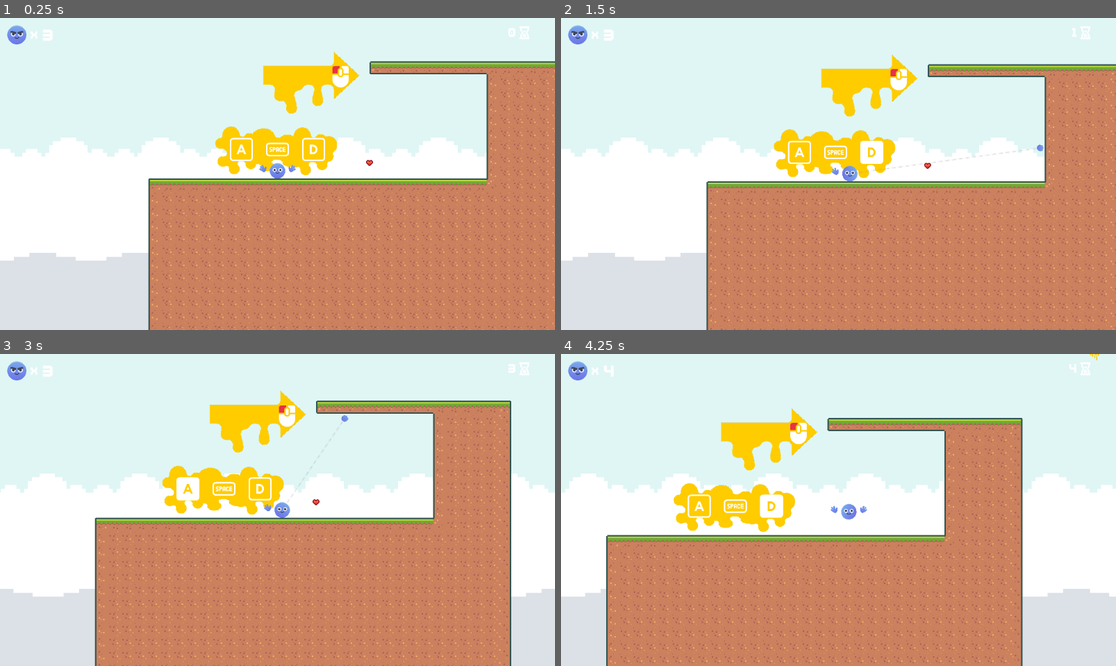
Above: before the commit, frames 1-4 (two rows, left to right).
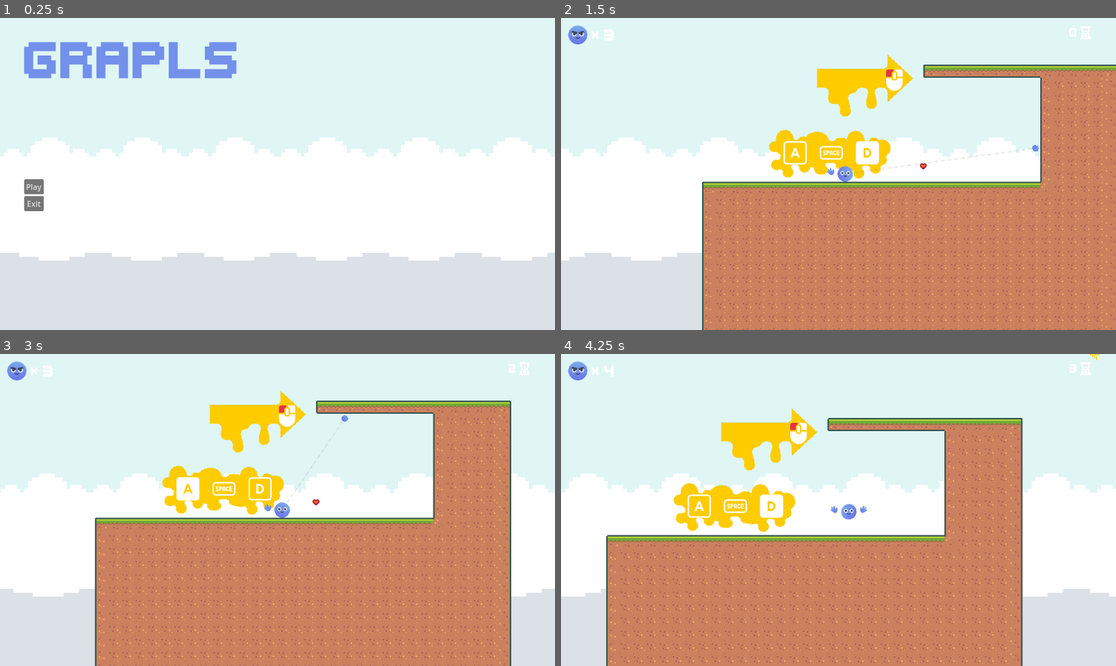
Above: after the commit, the same moments.

Repository: 10Zeeko/Grapls
Game: Godot game, scene res://Levels/main_menu.tscn
Same seed, same stepped clock (60 frames per second), same inputs: the game is played once before the commit and once after it. Before the commit the project starts from res://Levels/Tutorial_Level.tscn. The engine's default icon, where the game draws it, is replaced by a stand-in: a white triangle on a blue panel in a dark square.
Inputs (mouse positions are in pixels of both pictures, inside the frame that each line leads up to):
- Up to frame 1 (0.25 s): no input
- Up to frame 2 (1.5 s): click (594, 186) at 0.5 s, where only the run after the commit has a clickable "Play"; move the mouse to (960, 158) at 1.27 s; press the mouse at (960, 158) at 1.28 s; hold D (right) from 1.28 s (still down)
- Up to frame 3 (3 s): tap Space (jump) at 1.52, 2.27 s; move the mouse to (166, 525) at 2.02 s; release the mouse at (166, 525) at 2.03 s; click (166, 525) at 2.1 s; move the mouse to (333, 441) at 2.77 s; release D (right) at 2.78 s; press the mouse at (333, 441) at 2.78 s; hold A (left) from 2.78 s (still down)
- Up to frame 4 (4.25 s): move the mouse to (810, 572) at 3.52 s; release A (left) at 3.53 s; release the mouse at (810, 572) at 3.53 s; hold D (right) from 3.53 s (still down); click (810, 572) at 3.6 s; tap Space (jump) at 3.77 s

The runs differ from the first frame. In frame 1, 50% of the frame differs, in the area x 0-100%, y 2-100%; in frame 2, 7.4%; in frame 3, less than 0.1%; in frame 4, less than 0.1%.

Commit message:
Added menu and end

Diff:
--- a/Levels/Level1.tscn
+++ b/Levels/Level1.tscn
@@ -1,9 +1,10 @@
-[gd_scene load_steps=8 format=3 uid="uid://bvajcvu058s8q"]
-
-[ext_resource type="Texture2D" uid="uid://1n4wkx2ur0ci" path="res://sprites/tiles/tiles_packed.png" id="3_t1a32"]
+[gd_scene load_steps=9 format=3 uid="uid://bvajcvu058s8q"]
+
+[ext_resource type="PackedScene" uid="uid://cno7bbe5rm83k" path="res://Levels/game_end.tscn" id="2_es3pr"]
+[ext_resource type="Texture2D" uid="uid://1n4wkx2ur0ci" path="res://Sprites/Tiles/tiles_packed.png" id="3_t1a32"]
 [ext_resource type="PackedScene" uid="uid://cfk2vq8krs2va" path="res://game_nodes/parallax.tscn" id="5_1nvkt"]
+[ext_resource type="PackedScene" uid="uid://baqk4y3qytojr" path="res://game_nodes/pick_ups/heart_pick_up.tscn" id="6_sv1ok"]
 [ext_resource type="PackedScene" uid="uid://6wqwkblrnhy4" path="res://game_nodes/door.tscn" id="14_85idu"]
-[ext_resource type="PackedScene" uid="uid://can1pb5w0uatr" path="res://test.tscn" id="15_0ild8"]
 [ext_resource type="PackedScene" uid="uid://be0v33rvsk4ge" path="res://game_nodes/player/player_controller.tscn" id="17_4ohc6"]
 
 [sub_resource type="TileSetAtlasSource" id="TileSetAtlasSource_2eue3"]
@@ -622,14 +623,14 @@
 
 [node name="Door" parent="." instance=ExtResource("14_85idu")]
 position = Vector2(2430, -92)
-resource = ExtResource("15_0ild8")
+resource = ExtResource("2_es3pr")
 
 [node name="TileMap" type="TileMap" parent="."]
 position = Vector2(2, -13)
 scale = Vector2(1.5, 1.5)
 tile_set = SubResource("TileSet_kxb87")
 format = 2
-layer_0/tile_data = PackedInt32Array(-65536, 131072, 1, -655 …(8259 unchanged characters)… 2, 6, 65580, 131072, 6, 65581, 131072, 6)
+layer_0/tile_data = PackedInt32Array(-65536, 131072, 1, -655 …(8259 unchanged characters)… 2, 6, 65580, 131072, 6, 65581, 131072, 6, -589769, 458752, 2, -589760, 458752, 2, -589751, 458752, 2, -130983, 524288, 2, -130982, 655360, 2)
 
 [node name="PlayerController" parent="." node_paths=PackedStringArray("spring") instance=ExtResource("17_4ohc6")]
 position = Vector2(0, -55)
@@ -639,3 +640,9 @@
 softness = 2.35
 
 [node name="Parallax" parent="." instance=ExtResource("5_1nvkt")]
+
+[node name="HeartPickUp" parent="." instance=ExtResource("6_sv1ok")]
+position = Vector2(825, -10)
+
+[node name="HeartPickUp2" parent="." instance=ExtResource("6_sv1ok")]
+position = Vector2(1744, -56)
--- a/Levels/Tutorial_Level.tscn
+++ b/Levels/Tutorial_Level.tscn
@@ -1,21 +1,21 @@
 [gd_scene load_steps=22 format=3 uid="uid://iobrfudxo128"]
 
 [ext_resource type="Script" path="res://levels/Tutorial_keys.gd" id="1_388ih"]
-[ext_resource type="Texture2D" uid="uid://cd5yhb8epkrwt" path="res://sprites/controls/keyboard_a.png" id="2_n407t"]
-[ext_resource type="Texture2D" uid="uid://bb4h7qh4vd88h" path="res://sprites/controls/keyboard_d.png" id="3_h7tqn"]
-[ext_resource type="Texture2D" uid="uid://cr8lesvmcxxg7" path="res://sprites/controls/keyboard_space.png" id="4_o3c2h"]
-[ext_resource type="Texture2D" uid="uid://cxii0e2fp28nc" path="res://sprites/yellow_paint/paint_splat_d.png" id="5_8ljlo"]
-[ext_resource type="Texture2D" uid="uid://dnxy76yu3kyj6" path="res://sprites/yellow_paint/paint_arrow_right.png" id="6_hxbtl"]
-[ext_resource type="Texture2D" uid="uid://bujwwuukbdsee" path="res://sprites/controls/keyboard_a_outline.png" id="7_y85qd"]
-[ext_resource type="Texture2D" uid="uid://b48pa0g8di0qf" path="res://sprites/controls/keyboard_d_outline.png" id="8_3g5ln"]
-[ext_resource type="Texture2D" uid="uid://b2e5jcfn08ta3" path="res://sprites/controls/keyboard_space_outline.png" id="9_h5jdo"]
-[ext_resource type="Texture2D" uid="uid://dpn1ajuo7dmt7" path="res://sprites/controls/mouse_left.png" id="10_pc23n"]
-[ext_resource type="Texture2D" uid="uid://btuai80p0onm4" path="res://sprites/yellow_paint/paint_drips_a.png" id="11_to5er"]
-[ext_resource type="Texture2D" uid="uid://beo162f3sojm" path="res://sprites/yellow_paint/paint_splat_a.png" id="12_pfa6u"]
-[ext_resource type="Texture2D" uid="uid://bs6ibv2cpglc0" path="res://sprites/yellow_paint/paint_drips_c.png" id="13_qu0tn"]
+[ext_resource type="Texture2D" uid="uid://cd5yhb8epkrwt" path="res://Sprites/Controls/keyboard_a.png" id="2_n407t"]
+[ext_resource type="Texture2D" uid="uid://bb4h7qh4vd88h" path="res://Sprites/Controls/keyboard_d.png" id="3_h7tqn"]
+[ext_resource type="Texture2D" uid="uid://cr8lesvmcxxg7" path="res://Sprites/Controls/keyboard_space.png" id="4_o3c2h"]
+[ext_resource type="Texture2D" uid="uid://cxii0e2fp28nc" path="res://Sprites/yellow_paint/paint_splat_d.png" id="5_8ljlo"]
+[ext_resource type="Texture2D" uid="uid://dnxy76yu3kyj6" path="res://Sprites/yellow_paint/paint_arrow_right.png" id="6_hxbtl"]
+[ext_resource type="Texture2D" uid="uid://bujwwuukbdsee" path="res://Sprites/Controls/keyboard_a_outline.png" id="7_y85qd"]
+[ext_resource type="Texture2D" uid="uid://b48pa0g8di0qf" path="res://Sprites/Controls/keyboard_d_outline.png" id="8_3g5ln"]
+[ext_resource type="Texture2D" uid="uid://b2e5jcfn08ta3" path="res://Sprites/Controls/keyboard_space_outline.png" id="9_h5jdo"]
+[ext_resource type="Texture2D" uid="uid://dpn1ajuo7dmt7" path="res://Sprites/Controls/mouse_left.png" id="10_pc23n"]
+[ext_resource type="Texture2D" uid="uid://btuai80p0onm4" path="res://Sprites/yellow_paint/paint_drips_a.png" id="11_to5er"]
+[ext_resource type="Texture2D" uid="uid://beo162f3sojm" path="res://Sprites/yellow_paint/paint_splat_a.png" id="12_pfa6u"]
+[ext_resource type="Texture2D" uid="uid://bs6ibv2cpglc0" path="res://Sprites/yellow_paint/paint_drips_c.png" id="13_qu0tn"]
 [ext_resource type="PackedScene" uid="uid://6wqwkblrnhy4" path="res://game_nodes/door.tscn" id="14_soxm2"]
-[ext_resource type="PackedScene" uid="uid://bvajcvu058s8q" path="res://levels/Level1.tscn" id="15_sk3sw"]
-[ext_resource type="Texture2D" uid="uid://1n4wkx2ur0ci" path="res://sprites/tiles/tiles_packed.png" id="16_50i7l"]
+[ext_resource type="PackedScene" uid="uid://bvajcvu058s8q" path="res://Levels/Level1.tscn" id="15_sk3sw"]
+[ext_resource type="Texture2D" uid="uid://1n4wkx2ur0ci" path="res://Sprites/Tiles/tiles_packed.png" id="16_50i7l"]
 [ext_resource type="PackedScene" uid="uid://be0v33rvsk4ge" path="res://game_nodes/player/player_controller.tscn" id="17_idvqa"]
 [ext_resource type="PackedScene" uid="uid://baqk4y3qytojr" path="res://game_nodes/pick_ups/heart_pick_up.tscn" id="18_nsi1p"]
 [ext_resource type="PackedScene" uid="uid://cfk2vq8krs2va" path="res://game_nodes/parallax.tscn" id="19_wb47e"]
--- /dev/null
+++ b/Levels/game_end.tscn
@@ -0,0 +1,51 @@
+[gd_scene load_steps=5 format=3 uid="uid://cno7bbe5rm83k"]
+
+[ext_resource type="Script" path="res://Levels/main_menu.gd" id="1_pwo27"]
+[ext_resource type="FontFile" uid="uid://dhp2218uyku0x" path="res://game_nodes/hud/Kenney Thick.ttf" id="2_1j847"]
+[ext_resource type="PackedScene" uid="uid://cfk2vq8krs2va" path="res://game_nodes/parallax.tscn" id="3_eo5f6"]
+
+[sub_resource type="LabelSettings" id="LabelSettings_iuxli"]
+font = ExtResource("2_1j847")
+font_size = 75
+font_color = Color(0.45098, 0.564706, 0.917647, 1)
+
+[node name="Game End" type="Control"]
+layout_mode = 3
+anchor_right = 1.0
+anchor_bottom = 1.0
+offset_left = 50.0
+offset_top = 50.0
+offset_right = -50.0
+offset_bottom = -50.0
+grow_horizontal = 2
+grow_vertical = 2
+script = ExtResource("1_pwo27")
+
+[node name="VBoxContainer" type="VBoxContainer" parent="."]
+layout_direction = 2
+layout_mode = 1
+anchors_preset = 15
+anchor_right = 1.0
+anchor_bottom = 1.0
+grow_horizontal = 2
+grow_vertical = 2
+
+[node name="Label" type="Label" parent="VBoxContainer"]
+layout_mode = 2
+text = "Game completed"
+label_settings = SubResource("LabelSettings_iuxli")
+
+[node name="VBoxContainer" type="VBoxContainer" parent="VBoxContainer"]
+layout_direction = 2
+layout_mode = 2
+size_flags_horizontal = 0
+size_flags_vertical = 6
+
+[node name="Exit" type="Button" parent="VBoxContainer/VBoxContainer"]
+layout_direction = 2
+layout_mode = 2
+size_flags_vertical = 3
+text = "Exit Game"
+
+[node name="Parallax" parent="." instance=ExtResource("3_eo5f6")]
+position = Vector2(223.254, -155.766)
--- /dev/null
+++ b/Levels/main_menu.gd
@@ -0,0 +1,10 @@
+extends Control
+
+@export var resource : PackedScene
+
+func _on_play_pressed():
+	get_tree().change_scene_to_packed(resource)
+
+
+func _on_exit_pressed():
+	get_tree().quit()
--- /dev/null
+++ b/Levels/main_menu.tscn
@@ -0,0 +1,64 @@
+[gd_scene load_steps=6 format=3 uid="uid://dbla7hx2mbkuw"]
+
+[ext_resource type="Script" path="res://Levels/main_menu.gd" id="1_5c4w4"]
+[ext_resource type="FontFile" uid="uid://dhp2218uyku0x" path="res://game_nodes/hud/Kenney Thick.ttf" id="1_ks38i"]
+[ext_resource type="PackedScene" uid="uid://iobrfudxo128" path="res://Levels/Tutorial_Level.tscn" id="2_anboh"]
+[ext_resource type="PackedScene" uid="uid://cfk2vq8krs2va" path="res://game_nodes/parallax.tscn" id="4_xp4rk"]
+
+[sub_resource type="LabelSettings" id="LabelSettings_6ud8m"]
+font = ExtResource("1_ks38i")
+font_size = 75
+font_color = Color(0.45098, 0.564706, 0.917647, 1)
+
+[node name="MainMenu" type="Control"]
+layout_direction = 2
+layout_mode = 3
+anchors_preset = 15
+anchor_right = 1.0
+anchor_bottom = 1.0
+offset_left = 50.0
+offset_top = 50.0
+offset_right = -50.0
+offset_bottom = -50.0
+grow_horizontal = 2
+grow_vertical = 2
+script = ExtResource("1_5c4w4")
+resource = ExtResource("2_anboh")
+
+[node name="VBoxContainer" type="VBoxContainer" parent="."]
+layout_direction = 2
+layout_mode = 1
+anchors_preset = 15
+anchor_right = 1.0
+anchor_bottom = 1.0
+grow_horizontal = 2
+grow_vertical = 2
+
+[node name="Label" type="Label" parent="VBoxContainer"]
+layout_mode = 2
+text = "Grapls"
+label_settings = SubResource("LabelSettings_6ud8m")
+
+[node name="VBoxContainer" type="VBoxContainer" parent="VBoxContainer"]
+layout_direction = 2
+layout_mode = 2
+size_flags_horizontal = 0
+size_flags_vertical = 6
+
+[node name="Play" type="Button" parent="VBoxContainer/VBoxContainer"]
+layout_direction = 2
+layout_mode = 2
+size_flags_vertical = 3
+text = "Play"
+
+[node name="Exit" type="Button" parent="VBoxContainer/VBoxContainer"]
+layout_direction = 2
+layout_mode = 2
+size_flags_vertical = 3
+text = "Exit"
+
+[node name="Parallax" parent="." instance=ExtResource("4_xp4rk")]
+position = Vector2(223.254, -155.766)
+
+[connection signal="pressed" from="VBoxContainer/VBoxContainer/Play" to="." method="_on_play_pressed"]
+[connection signal="pressed" from="VBoxContainer/VBoxContainer/Exit" to="." method="_on_exit_pressed"]
--- a/game_nodes/door.tscn
+++ b/game_nodes/door.tscn
@@ -1,7 +1,7 @@
 [gd_scene load_steps=4 format=3 uid="uid://6wqwkblrnhy4"]
 
 [ext_resource type="Script" path="res://scripts/door.gd" id="1_gm5yc"]
-[ext_resource type="Texture2D" uid="uid://1n4wkx2ur0ci" path="res://sprites/tiles/tiles_packed.png" id="2_o764h"]
+[ext_resource type="Texture2D" uid="uid://1n4wkx2ur0ci" path="res://Sprites/Tiles/tiles_packed.png" id="2_o764h"]
 
 [sub_resource type="RectangleShape2D" id="RectangleShape2D_bqmjb"]
 
--- a/game_nodes/hud/hud.tscn
+++ b/game_nodes/hud/hud.tscn
@@ -1,10 +1,10 @@
 [gd_scene load_steps=8 format=3 uid="uid://luo2d88ffb0v"]
 
 [ext_resource type="Script" path="res://scripts/hud/hud.gd" id="1_1uq0j"]
-[ext_resource type="Texture2D" uid="uid://dhqqka26f046k" path="res://sprites/blue_body_circle.png" id="2_h22i5"]
-[ext_resource type="Texture2D" uid="uid://mknvxyp0afff" path="res://sprites/face_f.png" id="3_d6ylo"]
+[ext_resource type="Texture2D" uid="uid://dhqqka26f046k" path="res://Sprites/blue_body_circle.png" id="2_h22i5"]
+[ext_resource type="Texture2D" uid="uid://mknvxyp0afff" path="res://Sprites/face_f.png" id="3_d6ylo"]
 [ext_resource type="FontFile" uid="uid://dhp2218uyku0x" path="res://game_nodes/hud/Kenney Thick.ttf" id="4_3rf6e"]
-[ext_resource type="Texture2D" uid="uid://b23tc7ifnegfg" path="res://sprites/hud/hourglass.png" id="5_4hcak"]
+[ext_resource type="Texture2D" uid="uid://b23tc7ifnegfg" path="res://Sprites/hud/hourglass.png" id="5_4hcak"]
 
 [sub_resource type="LabelSettings" id="LabelSettings_r333e"]
 font = ExtResource("4_3rf6e")
--- a/game_nodes/parallax.tscn
+++ b/game_nodes/parallax.tscn
@@ -1,9 +1,9 @@
 [gd_scene load_steps=5 format=3 uid="uid://cfk2vq8krs2va"]
 
-[ext_resource type="Texture2D" uid="uid://bdk44e5oyvsfg" path="res://sprites/background/background_0000.png" id="1_762mm"]
-[ext_resource type="Texture2D" uid="uid://boiqvifgo0xke" path="res://sprites/background/background_0001.png" id="2_3avbl"]
-[ext_resource type="Texture2D" uid="uid://dtxnian22myyv" path="res://sprites/background/background_0007.png" id="3_1cbvd"]
-[ext_resource type="Texture2D" uid="uid://ces3gn3ovrf18" path="res://sprites/background/background_0008.png" id="4_fg3bq"]
+[ext_resource type="Texture2D" uid="uid://bdk44e5oyvsfg" path="res://Sprites/Background/background_0000.png" id="1_762mm"]
+[ext_resource type="Texture2D" uid="uid://boiqvifgo0xke" path="res://Sprites/Background/background_0001.png" id="2_3avbl"]
+[ext_resource type="Texture2D" uid="uid://dtxnian22myyv" path="res://Sprites/Background/background_0007.png" id="3_1cbvd"]
+[ext_resource type="Texture2D" uid="uid://ces3gn3ovrf18" path="res://Sprites/Background/background_0008.png" id="4_fg3bq"]
 
 [node name="Parallax" type="Node2D"]
 
--- a/game_nodes/pick_ups/heart_pick_up.tscn
+++ b/game_nodes/pick_ups/heart_pick_up.tscn
@@ -1,7 +1,7 @@
 [gd_scene load_steps=4 format=3 uid="uid://baqk4y3qytojr"]
 
 [ext_resource type="Script" path="res://scripts/pick_ups/heart_pick_up.gd" id="1_l8woh"]
-[ext_resource type="Texture2D" uid="uid://1n4wkx2ur0ci" path="res://sprites/tiles/tiles_packed.png" id="2_j7nch"]
+[ext_resource type="Texture2D" uid="uid://1n4wkx2ur0ci" path="res://Sprites/Tiles/tiles_packed.png" id="2_j7nch"]
 
 [sub_resource type="CircleShape2D" id="CircleShape2D_2408g"]
 
--- a/game_nodes/player/arm.tscn
+++ b/game_nodes/player/arm.tscn
@@ -1,8 +1,8 @@
 [gd_scene load_steps=6 format=3 uid="uid://b6vx2yqsr2bbh"]
 
 [ext_resource type="Script" path="res://scripts/player/arm.gd" id="1_8spwb"]
-[ext_resource type="Texture2D" uid="uid://nist63bjmpqh" path="res://sprites/blue_hand_closed.png" id="2_hhfq5"]
-[ext_resource type="Texture2D" uid="uid://dcuye76wrvxm1" path="res://sprites/tiles/trace_01_rotated.png" id="3_ctr48"]
+[ext_resource type="Texture2D" uid="uid://nist63bjmpqh" path="res://Sprites/blue_hand_closed.png" id="2_hhfq5"]
+[ext_resource type="Texture2D" uid="uid://dcuye76wrvxm1" path="res://Sprites/Tiles/trace_01_rotated.png" id="3_ctr48"]
 
 [sub_resource type="RectangleShape2D" id="RectangleShape2D_0wi06"]
 size = Vector2(11, 16)
--- a/game_nodes/player/player_controller.gd
+++ b/game_nodes/player/player_controller.gd
@@ -8,6 +8,7 @@
 @onready var right_hand = $CanvasLayer/RightHand
 @onready var hud = $CanvasLayer/Camera2D/HUD
 @onready var player_face = $CanvasLayer/Face
+@export var resource : PackedScene
 
 
 signal update_lives(lives: int)
@@ -147,6 +148,8 @@
 	self.position = spawn_point
 
 	lives -= 1
+	if lives <= 0:
+		get_tree().change_scene_to_packed(resource)
 	update_lives.emit(lives)
 
 func _input(event):
--- a/game_nodes/player/player_controller.tscn
+++ b/game_nodes/player/player_controller.tscn
@@ -1,11 +1,12 @@
-[gd_scene load_steps=10 format=3 uid="uid://be0v33rvsk4ge"]
+[gd_scene load_steps=11 format=3 uid="uid://be0v33rvsk4ge"]
 
 [ext_resource type="Script" path="res://game_nodes/player/player_controller.gd" id="1_ejmxd"]
-[ext_resource type="Texture2D" uid="uid://mknvxyp0afff" path="res://sprites/face_f.png" id="2_3y0ui"]
-[ext_resource type="Texture2D" uid="uid://dhqqka26f046k" path="res://sprites/blue_body_circle.png" id="3_cephx"]
-[ext_resource type="PackedScene" uid="uid://b6vx2yqsr2bbh" path="res://game_nodes/Player/arm.tscn" id="4_rr64d"]
-[ext_resource type="Texture2D" uid="uid://k71hi6vv61qg" path="res://sprites/face_a.png" id="5_8xaa1"]
-[ext_resource type="Texture2D" uid="uid://2cxjg1juytwm" path="res://sprites/blue_hand_open.png" id="6_bq6qu"]
+[ext_resource type="Texture2D" uid="uid://mknvxyp0afff" path="res://Sprites/face_f.png" id="2_3y0ui"]
+[ext_resource type="PackedScene" uid="uid://dbla7hx2mbkuw" path="res://Levels/main_menu.tscn" id="2_grqqb"]
+[ext_resource type="Texture2D" uid="uid://dhqqka26f046k" path="res://Sprites/blue_body_circle.png" id="3_cephx"]
+[ext_resource type="PackedScene" uid="uid://b6vx2yqsr2bbh" path="res://game_nodes/player/arm.tscn" id="4_rr64d"]
+[ext_resource type="Texture2D" uid="uid://k71hi6vv61qg" path="res://Sprites/face_a.png" id="5_8xaa1"]
+[ext_resource type="Texture2D" uid="uid://2cxjg1juytwm" path="res://Sprites/blue_hand_open.png" id="6_bq6qu"]
 [ext_resource type="Script" path="res://scripts/player/Camera2D.gd" id="7_x5a7o"]
 [ext_resource type="PackedScene" uid="uid://luo2d88ffb0v" path="res://game_nodes/hud/hud.tscn" id="8_53nra"]
 
@@ -17,6 +18,7 @@
 max_contacts_reported = 10
 contact_monitor = true
 script = ExtResource("1_ejmxd")
+resource = ExtResource("2_grqqb")
 speed_face = ExtResource("2_3y0ui")
 
 [node name="Sprite2D" type="Sprite2D" parent="."]
--- a/project.godot
+++ b/project.godot
@@ -11,7 +11,7 @@
 [application]
 
 config/name="Grapls"
-run/main_scene="res://levels/Tutorial_Level.tscn"
+run/main_scene="res://levels/main_menu.tscn"
 config/features=PackedStringArray("4.1", "Forward Plus")
 config/icon="res://icon.svg"
 
Not shown, changed: Sprites/Background/background_0000.png.import
Not shown, changed: Sprites/Background/background_0001.png.import
Not shown, changed: Sprites/Background/background_0002.png.import
Not shown, changed: Sprites/Background/background_0006.png.import
Not shown, changed: Sprites/Background/background_0007.png.import
Not shown, changed: Sprites/Background/background_0008.png.import
Not shown, changed: Sprites/Controls/keyboard_a.png.import
Not shown, changed: Sprites/Controls/keyboard_a_outline.png.import
Not shown, changed: Sprites/Controls/keyboard_d.png.import
Not shown, changed: Sprites/Controls/keyboard_d_outline.png.import
Not shown, changed: Sprites/Controls/keyboard_space.png.import
Not shown, changed: Sprites/Controls/keyboard_space_outline.png.import
(and 32 more such lines)
